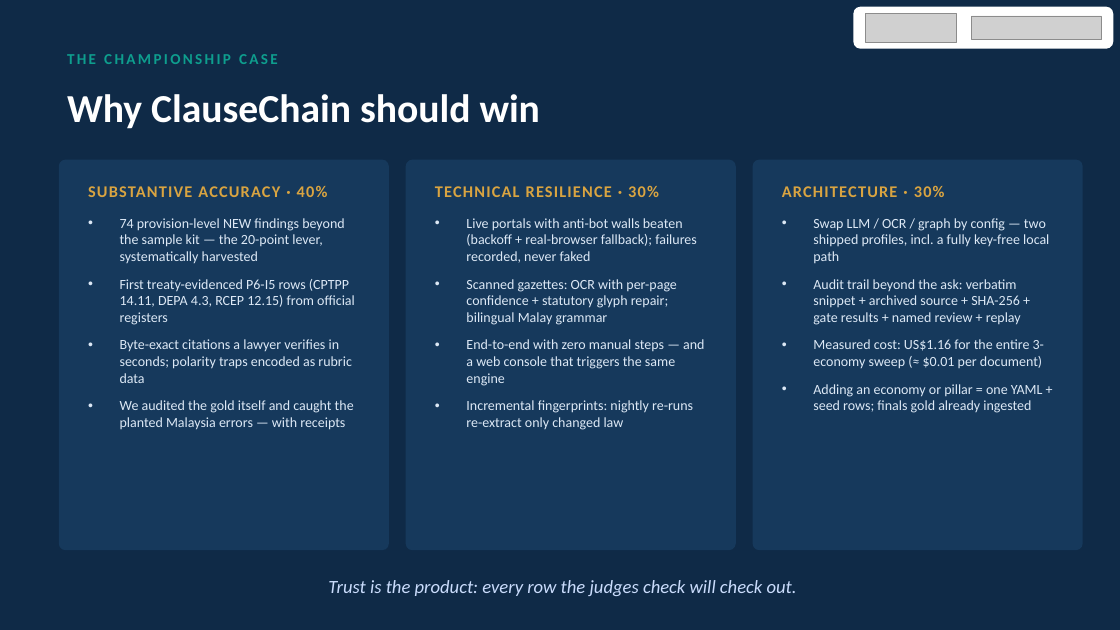
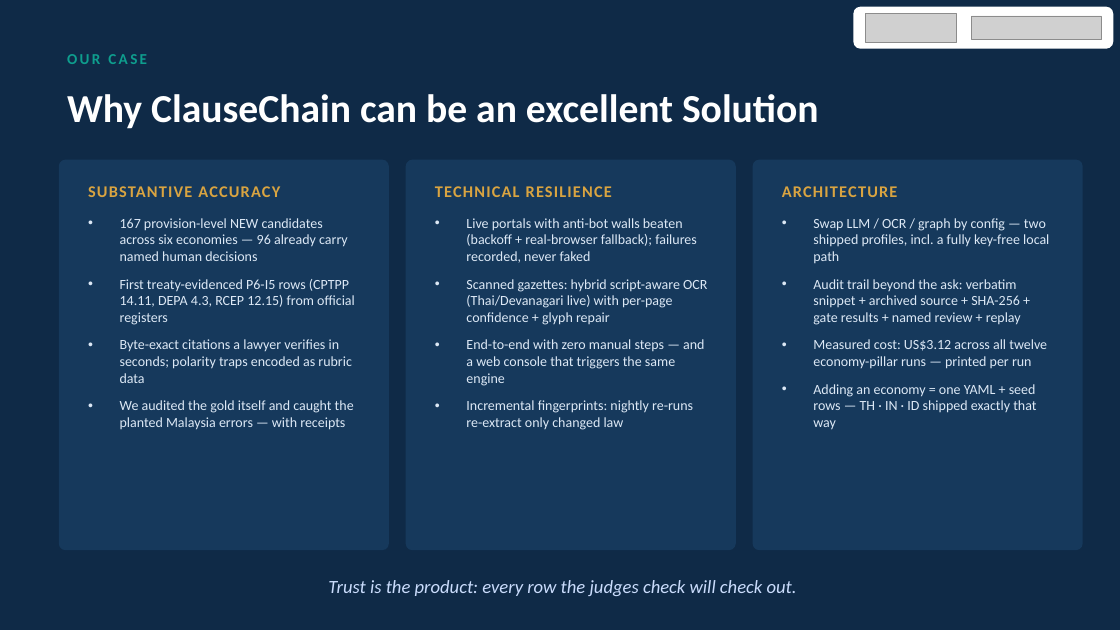
Before and after one commit to nafew0/ClauseChain, a slide deck: slide 28 of docs/ClauseChain Pitch Deck.pptx. Drawn at 1120x630 pixels with LibreOffice and Linux fonts; fonts in the diff are those of the drawing; grey boxes stand for pictures; background and template pictures are left out. Boxes give left, top, right and bottom in pixels: in the first picture for what was removed or moved away, otherwise in the second. Text is boxed around its words. In the diff, an @@ line names an element or a change of style, - is before the commit and + after.

Commit message:
Docs has been updated
Pitch deck and cost log updates on top of the dev_shuvo merge. Private strategy, participant and orientation files stay local (see .gitignore).

```diff
--- a/docs/ClauseChain Pitch Deck.pptx
+++ b/docs/ClauseChain Pitch Deck.pptx
@@ text at (x1=67, y1=54, x2=147, y2=64): text changed @@
-THE CHAMPIONSHIP CASE
+OUR CASE
@@ text at (x1=67, y1=94, x2=819, y2=129): text changed @@
-Why ClauseChain should win
+Why ClauseChain can be an excellent Solution
@@ text at (x1=88, y1=186, x2=280, y2=197): text changed @@
-SUBSTANTIVE ACCURACY · 40%
+SUBSTANTIVE ACCURACY
@@ text at (x1=435, y1=186, x2=612, y2=197): text changed @@
-TECHNICAL RESILIENCE · 30%
+TECHNICAL RESILIENCE
@@ text at (x1=782, y1=186, x2=898, y2=197): text changed @@
-ARCHITECTURE · 30%
+ARCHITECTURE
@@ text at (x1=120, y1=218, x2=348, y2=261): text changed @@
-• 74 provision-level NEW findings beyond the sample kit — the 20-point lever, systematically harvested
+• 167 provision-level NEW candidates across six economies — 96 already carry named human decisions
@@ text at (x1=466, y1=279, x2=707, y2=325): text changed @@
-• Scanned gazettes: OCR with per-page confidence + statutory glyph repair; bilingual Malay grammar
+• Scanned gazettes: hybrid script-aware OCR (Thai/Devanagari live) with per-page confidence + glyph repair
@@ text at (x1=813, y1=339, x2=1047, y2=430): text changed @@
-• Measured cost: US$1.16 for the entire 3-economy sweep (≈ $0.01 per document)
-• Adding an economy or pillar = one YAML + seed rows; finals gold already ingested
+• Measured cost: US$3.12 across all twelve economy-pillar runs — printed per run
+• Adding an economy = one YAML + seed rows — TH · IN · ID shipped exactly that way
```
Also in this commit, not shown: 11 other slides changed, 1 other file.
